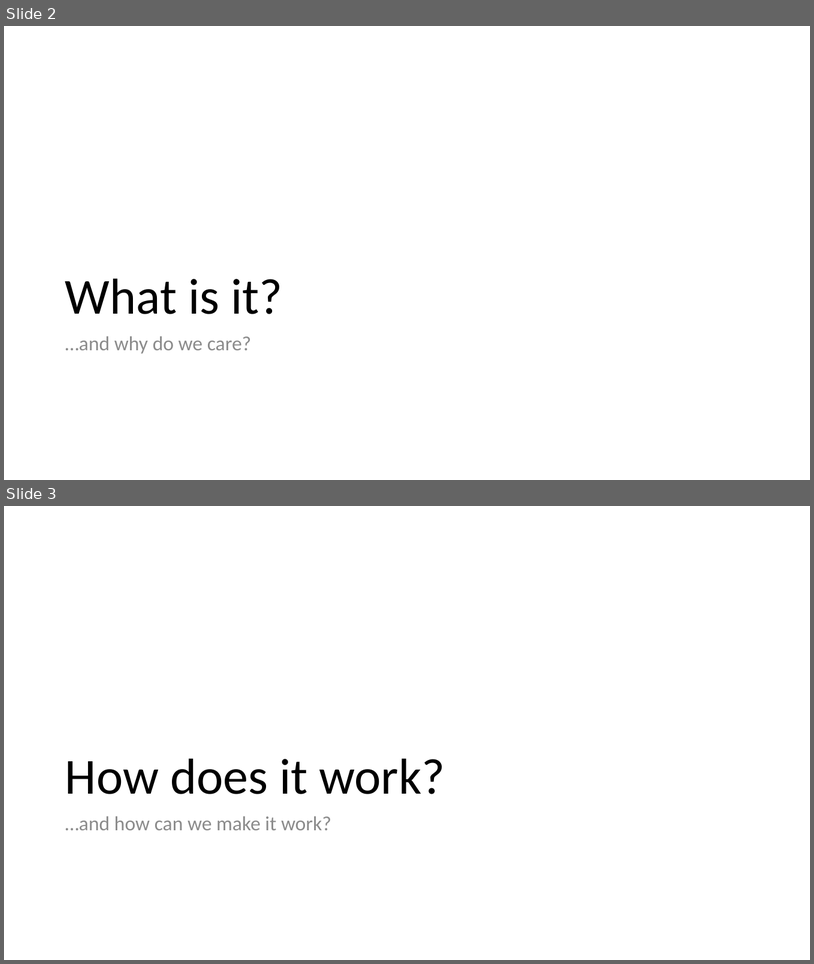
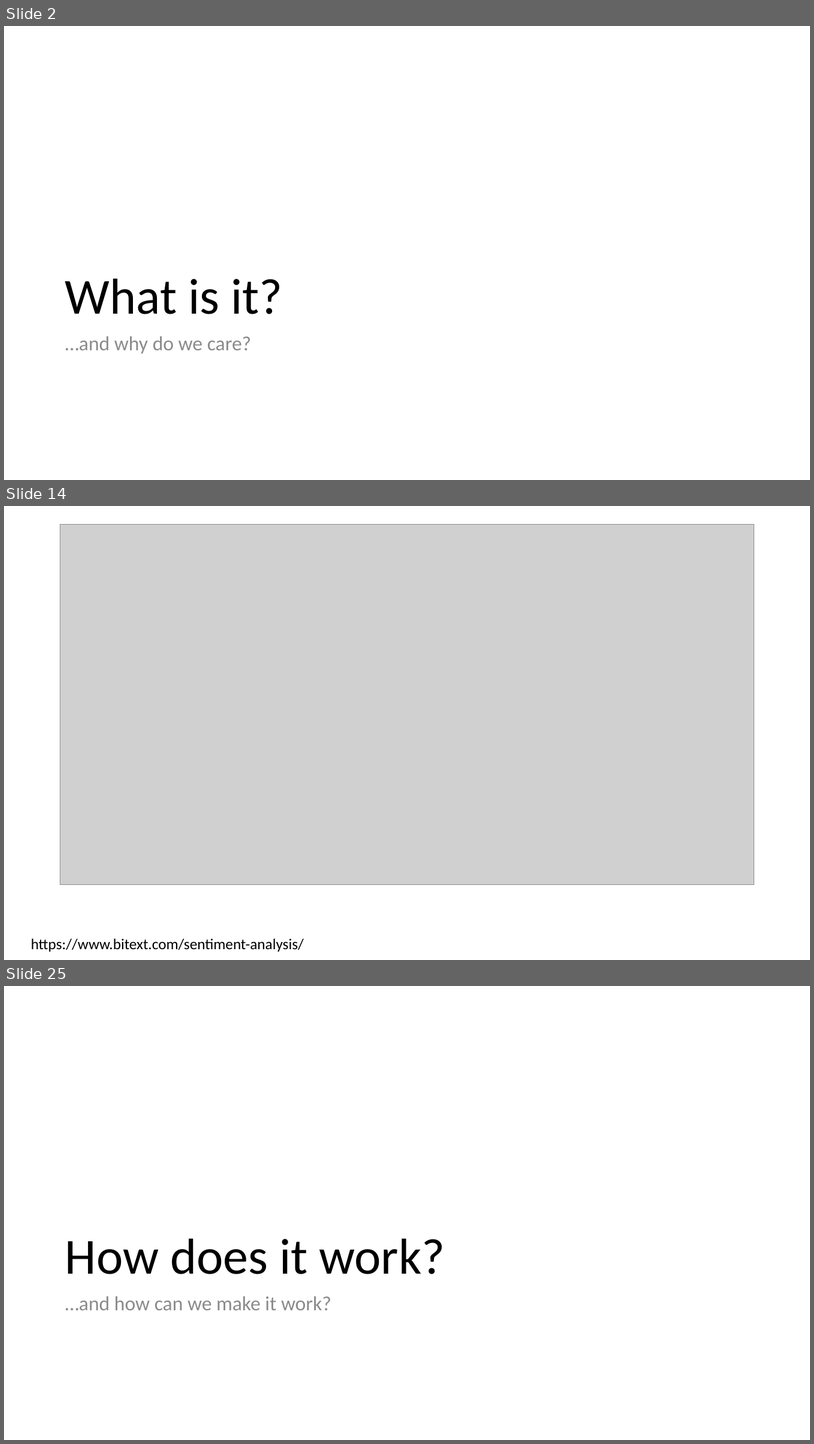
Before and after one commit to cchen23/AI4ALL_NLP, a slide deck: splash_slides.pptx. Shown one above the other, each under a label of ours: slides 2 and 3 before the commit, slides 2, 14 and 25 after it; the slides between them are not shown. The pictures are 814x964 and 814x1444 pixels, drawn with LibreOffice and Linux fonts; fonts in the diff are those of the drawing; grey boxes stand for pictures. Boxes give left, top, right and bottom in pixels: in the first picture for what was removed or moved away, otherwise in the second. Text is boxed around its words. In the diff, an @@ line names an element or a change of style, - is before the commit and + after.

```diff
--- a/splash_slides.pptx
+++ b/splash_slides.pptx
@@ slide 14 added at box(4, 506, 810, 960), background #FFFFFF @@
@@ picture added at box(60, 524, 754, 884) @@
@@ text added at box(31, 938, 304, 951), 18 pt, text #000000 @@
+https://www.bitext.com/sentiment-analysis/
@@ what was slide 3 is now slide 25 @@
```
Also in this commit, not shown: 22 other slides added.
